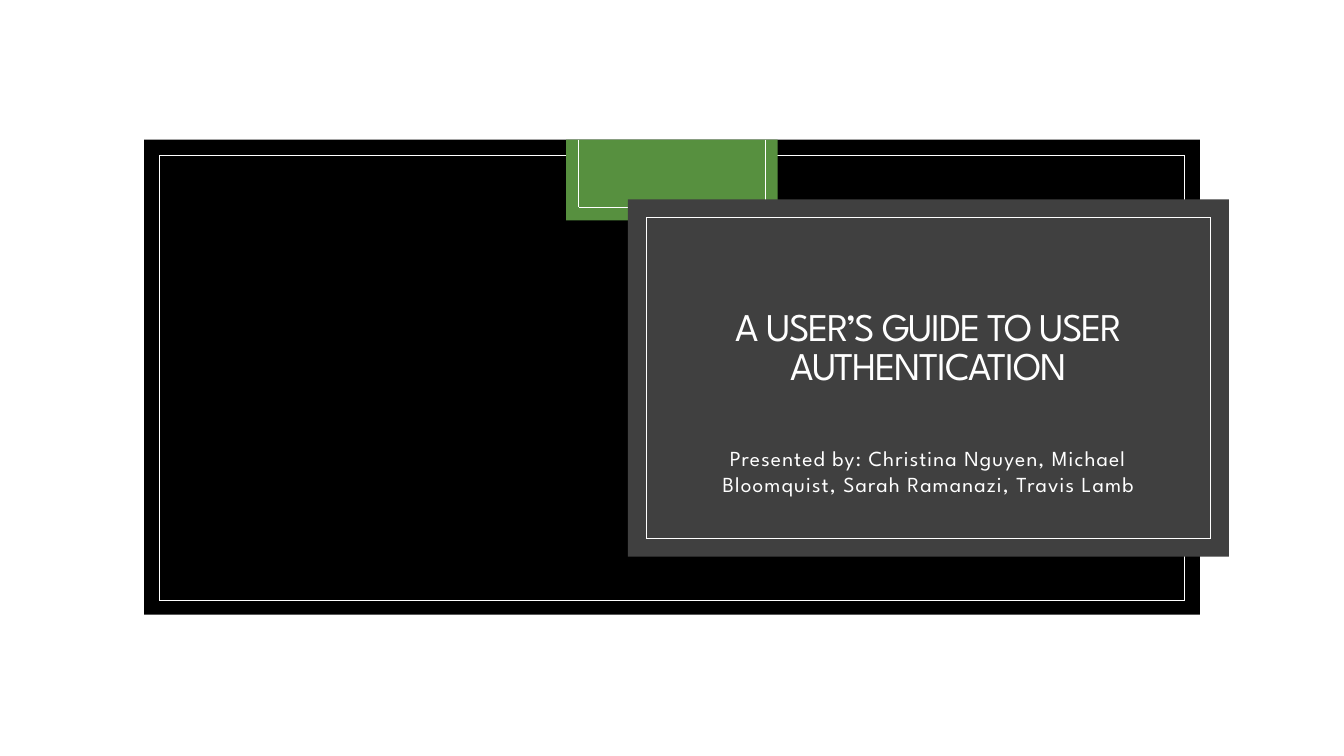
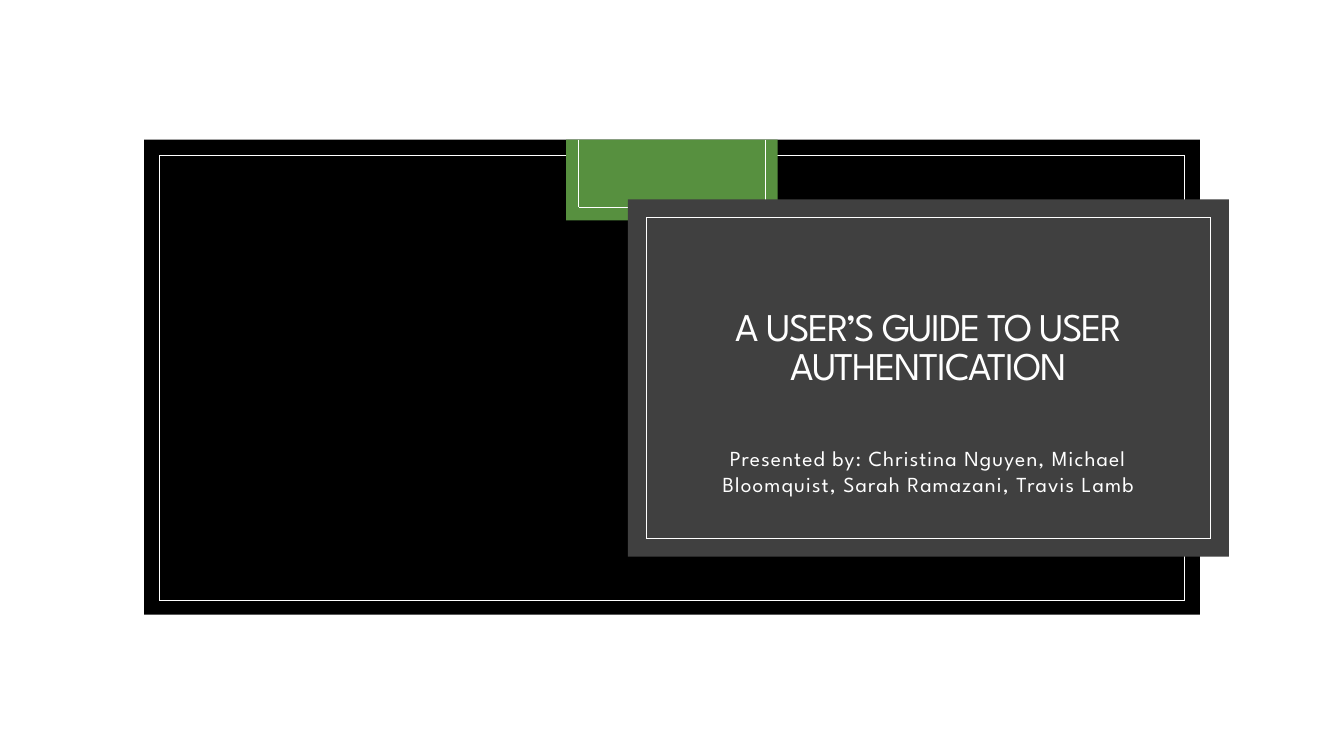
Before and after one commit to Yackul/work, a slide deck: slide 1 of docs/Winter/TechTalkPresentation2.pptx. Drawn at 1344x756 pixels with LibreOffice and Linux fonts; fonts in the diff are those of the drawing; background and template pictures are left out. Boxes give left, top, right and bottom in pixels: in the first picture for what was removed or moved away, otherwise in the second. Text is boxed around its words. In the diff, an @@ line names an element or a change of style, - is before the commit and + after.

Commit message:
ppt update

```diff
--- a/docs/Winter/TechTalkPresentation2.pptx
+++ b/docs/Winter/TechTalkPresentation2.pptx
@@ subtitle at box(723, 451, 1134, 497): text changed @@
-Presented by: Christina Nguyen, Michael Bloomquist, Sarah Ramanazi, Travis Lamb
+Presented by: Christina Nguyen, Michael Bloomquist, Sarah Ramazani, Travis Lamb
```
Also in this commit, not shown: 3 slides added, 1 slide removed.
